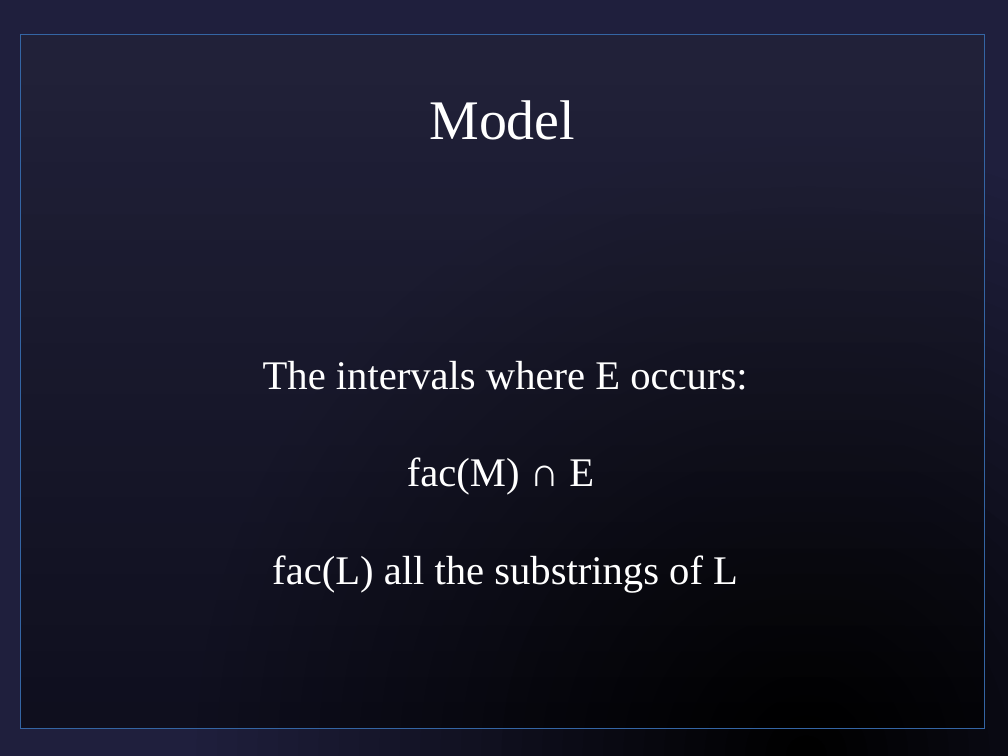
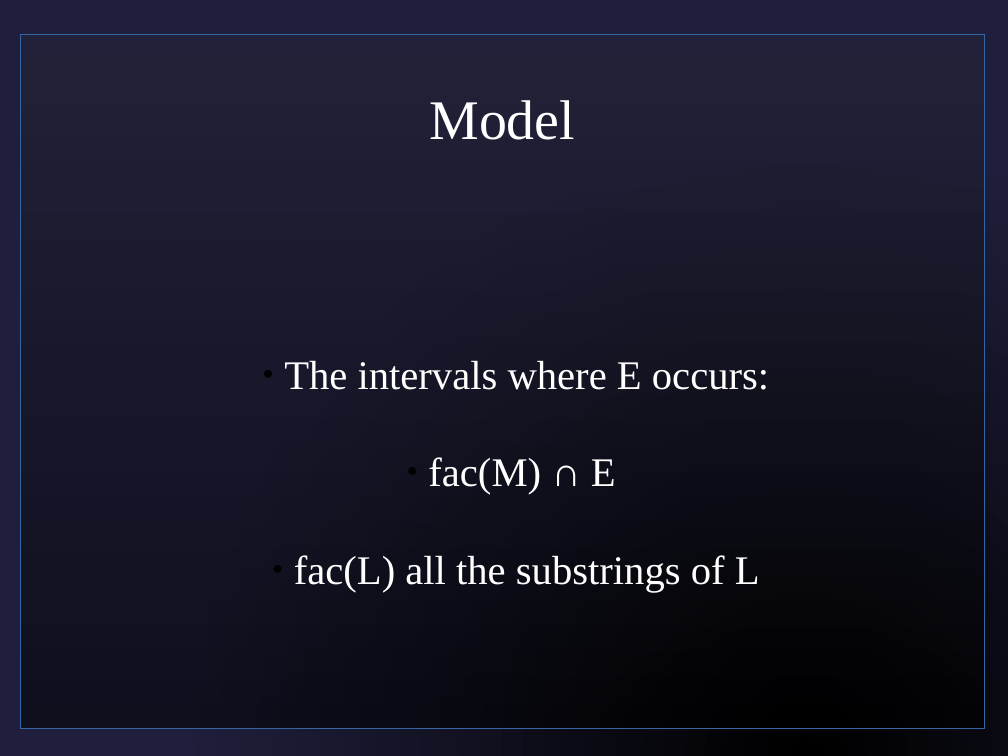
Before and after one commit to sjf/eventlogic, a slide deck: slide 24 of pres1.odp. Drawn at 1008x756 pixels with LibreOffice and Linux fonts; fonts in the diff are those of the drawing; background and template pictures are left out. Boxes give left, top, right and bottom in pixels: in the first picture for what was removed or moved away, otherwise in the second. Text is boxed around its words. In the diff, an @@ line names an element or a change of style, - is before the commit and + after.

```diff
--- a/pres1.odp
+++ b/pres1.odp
@@ subtitle "The intervals where E occurs:" at [284,360,769,592]: bullet none to ●; list level 1 to 2 in "The intervals where E occurs:"; list level 1 to 2 in "fac(M) ∩ E"; list level 1 to 2 in "fac(L) all the substrings of ..." @@
```
Also in this commit, not shown: 1 other slide changed.
